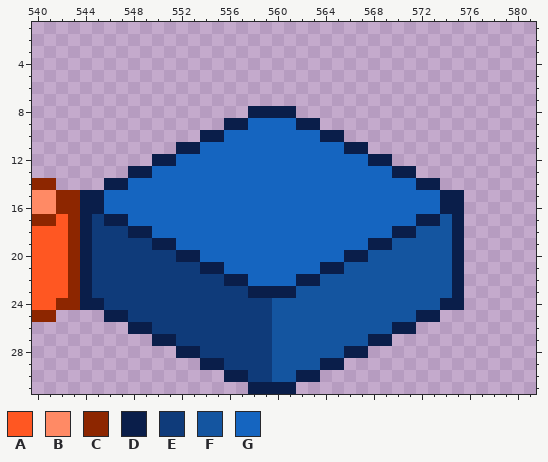
Pixel-art file: floor-tiles.aseprite. Above: the version before the commit.
1248x32 pixels, 1 frame. Colours within 5 levels of each other are drawn and written as one. Shown: x 540..581, y 1..31.
Palette (. is transparent): A #ff5722  B #ff8a65  C #8d2600  D #0a1e4a  E #0f3b7a  F #1455a0  G #1565c0
Pixels before, first column x 540:
 8 ..................DDDD..............
 9 ................DDGGGGDD............
10 ..............DDGGGGGGGGDD..........
11 ............DDGGGGGGGGGGGGDD........
12 ..........DDGGGGGGGGGGGGGGGGDD......
13 ........DDGGGGGGGGGGGGGGGGGGGGDD....
14 CC....DDGGGGGGGGGGGGGGGGGGGGGGGGDD..
15 BBCCDDGGGGGGGGGGGGGGGGGGGGGGGGGGGGDD
16 BBCCDDGGGGGGGGGGGGGGGGGGGGGGGGGGGGDD
17 CCACDEDDGGGGGGGGGGGGGGGGGGGGGGGGDDFD
18 AAACDEEEDDGGGGGGGGGGGGGGGGGGGGDDFFFD
19 AAACDEEEEEDDGGGGGGGGGGGGGGGGDDFFFFFD
20 AAACDEEEEEEEDDGGGGGGGGGGGGDDFFFFFFFD
21 AAACDEEEEEEEEEDDGGGGGGGGDDFFFFFFFFFD
22 AAACDEEEEEEEEEEEDDGGGGDDFFFFFFFFFFFD
23 AAACDEEEEEEEEEEEEEDDDDFFFFFFFFFFFFFD
24 AACCDDEEEEEEEEEEEEEEFFFFFFFFFFFFFFDD
25 CC....DDEEEEEEEEEEEEFFFFFFFFFFFFDD..
26 ........DDEEEEEEEEEEFFFFFFFFFFDD....
27 ..........DDEEEEEEEEFFFFFFFFDD......
28 ............DDEEEEEEFFFFFFDD........
29 ..............DDEEEEFFFFDD..........
30 ................DDEEFFDD............
31 ..................DDDD..............
After the commit:
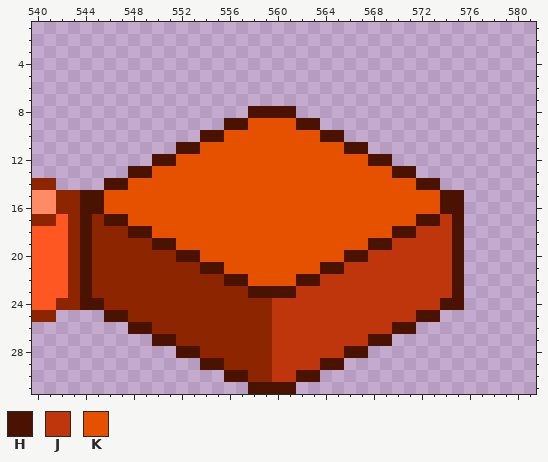
Colours new in this view: H #4a1200  J #bf360c  K #e65100
From the commit log: dark orange tile
The edit:
y 8: x 558..561 DDDD -> HHHH
y 9: x 556..563 DDGGGGDD -> HHKKKKHH
y 10: x 554..565 DDGGGGGGGGDD -> HHKKKKKKKKHH
y 11: x 552..567 DDGGGGGGGGGGGGDD -> HHKKKKKKKKKKKKHH
y 12: x 550..569 DDGGGGGGGGGGGGGGGGDD -> HHKKKKKKKKKKKKKKKKHH
y 13: x 548..571 DDGGGGGGGGGGGGGGGGGGGGDD -> HHKKKKKKKKKKKKKKKKKKKKHH
y 14: x 546..573 DDGGGGGGGGGGGGGGGGGGGGGGGGDD -> HHKKKKKKKKKKKKKKKKKKKKKKKKHH
y 15..16: x 544..575 DDGGGGGGGGGGGGGGGGGGGGGGGGGGGGDD -> HHKKKKKKKKKKKKKKKKKKKKKKKKKKKKHH
y 17: x 544..575 DEDDGGGGGGGGGGGGGGGGGGGGGGGGDDFD -> HCHHKKKKKKKKKKKKKKKKKKKKKKKKHHJH
y 18: x 544..575 DEEEDDGGGGGGGGGGGGGGGGGGGGDDFFFD -> HCCCHHKKKKKKKKKKKKKKKKKKKKHHJJJH
y 19: x 544..575 DEEEEEDDGGGGGGGGGGGGGGGGDDFFFFFD -> HCCCCCHHKKKKKKKKKKKKKKKKHHJJJJJH
y 20: x 544..575 DEEEEEEEDDGGGGGGGGGGGGDDFFFFFFFD -> HCCCCCCCHHKKKKKKKKKKKKHHJJJJJJJH
y 21: x 544..575 DEEEEEEEEEDDGGGGGGGGDDFFFFFFFFFD -> HCCCCCCCCCHHKKKKKKKKHHJJJJJJJJJH
y 22: x 544..575 DEEEEEEEEEEEDDGGGGDDFFFFFFFFFFFD -> HCCCCCCCCCCCHHKKKKHHJJJJJJJJJJJH
y 23: x 544..575 DEEEEEEEEEEEEEDDDDFFFFFFFFFFFFFD -> HCCCCCCCCCCCCCHHHHJJJJJJJJJJJJJH
y 24: x 544..575 DDEEEEEEEEEEEEEEFFFFFFFFFFFFFFDD -> HHCCCCCCCCCCCCCCJJJJJJJJJJJJJJHH
y 25: x 546..573 DDEEEEEEEEEEEEFFFFFFFFFFFFDD -> HHCCCCCCCCCCCCJJJJJJJJJJJJHH
y 26: x 548..571 DDEEEEEEEEEEFFFFFFFFFFDD -> HHCCCCCCCCCCJJJJJJJJJJHH
y 27: x 550..569 DDEEEEEEEEFFFFFFFFDD -> HHCCCCCCCCJJJJJJJJHH
y 28: x 552..567 DDEEEEEEFFFFFFDD -> HHCCCCCCJJJJJJHH
y 29: x 554..565 DDEEEEFFFFDD -> HHCCCCJJJJHH
y 30: x 556..563 DDEEFFDD -> HHCCJJHH
y 31: x 558..561 DDDD -> HHHH
